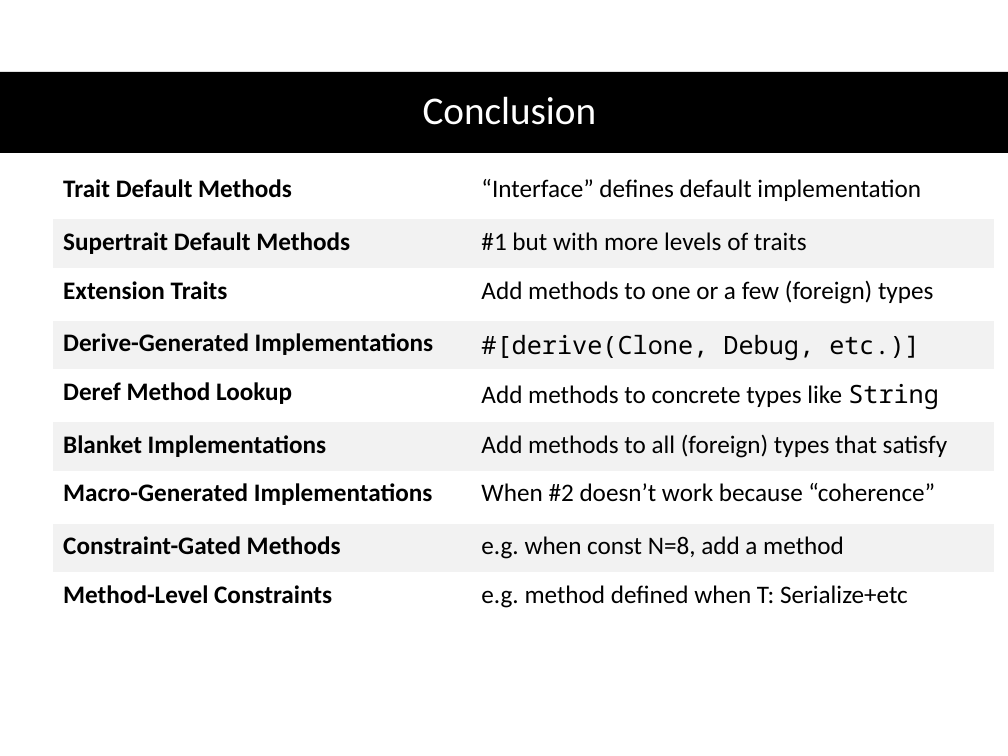
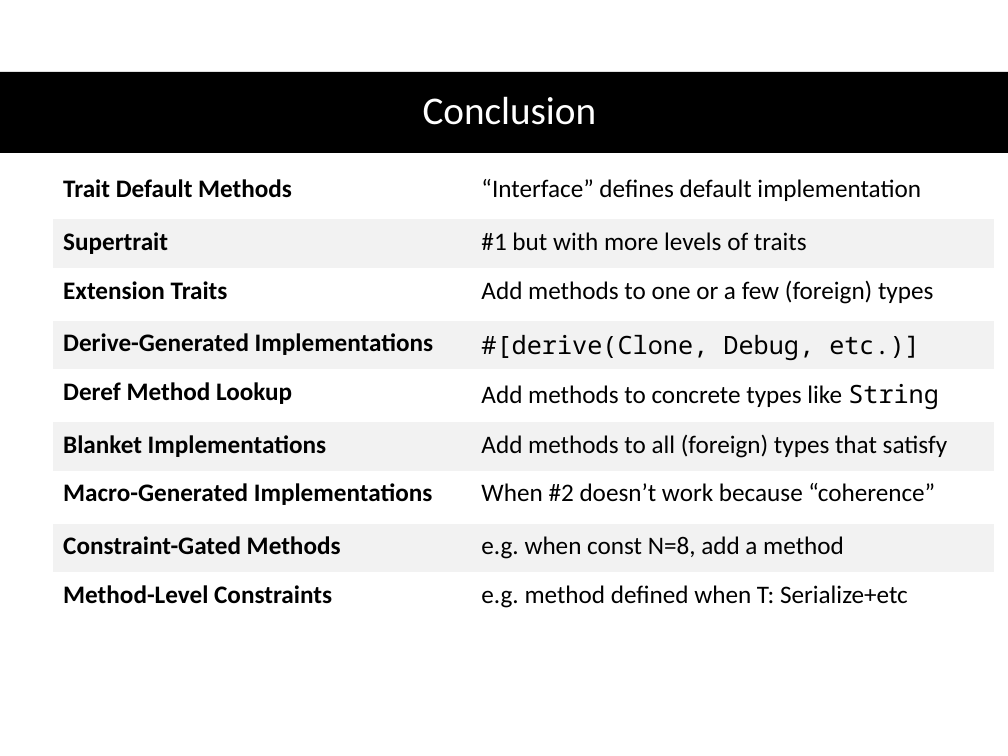
Before and after one commit to CarlKCarlK/inherit, a slide deck: slide 1 of docs/outro.pptx. Drawn at 1008x756 pixels with LibreOffice and Linux fonts; fonts in the diff are those of the drawing. Boxes give left, top, right and bottom in pixels: in the first picture for what was removed or moved away, otherwise in the second. Text is boxed around its words. In the diff, an @@ line names an element or a change of style, - is before the commit and + after.

```diff
--- a/docs/outro.pptx
+++ b/docs/outro.pptx
@@ table at bbox=[53, 166, 995, 625] @@
-row 2, column 1: Supertrait Default Methods
+row 2, column 1: Supertrait
```
Also in this commit, not shown: 9 other files.
